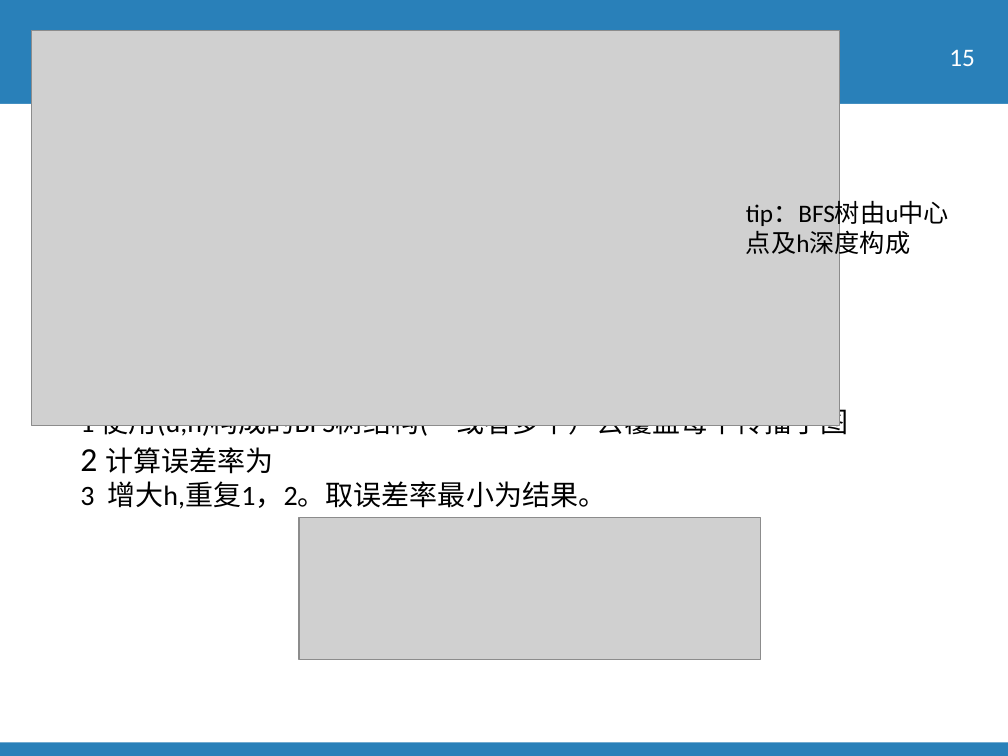
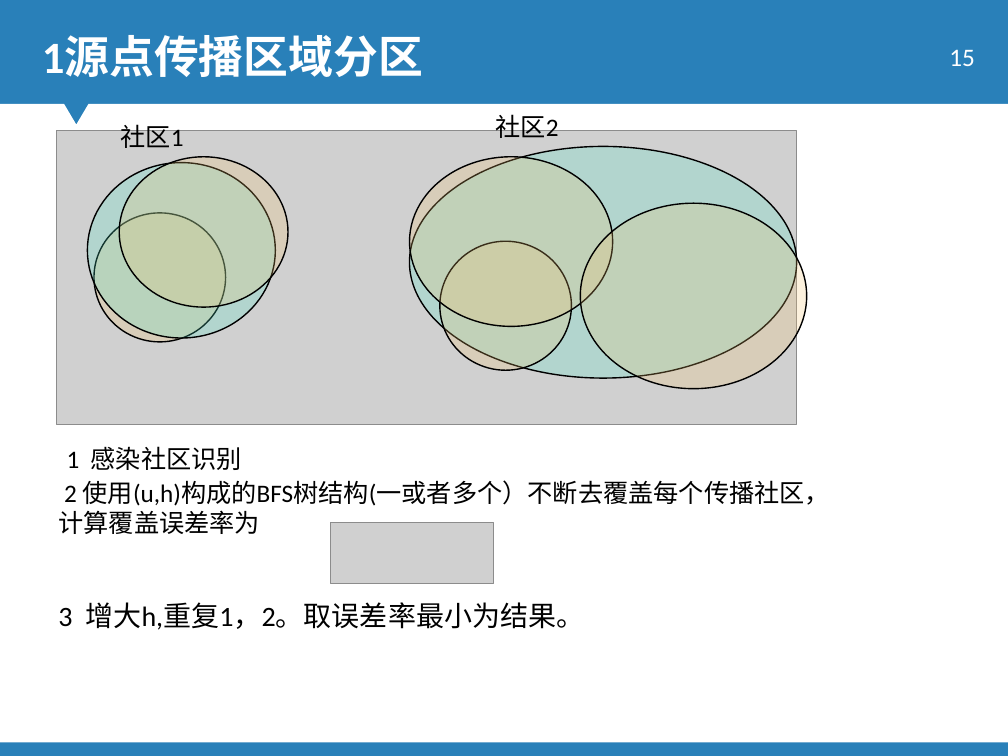
Before and after one commit to 15779235038/mypaper, a slide deck: slide 15 of jarden_center/main_code/single-multiple-source/baseon_setCover/鲍志强.pptx. Drawn at 1008x756 pixels with LibreOffice and Linux fonts; fonts in the diff are those of the drawing; grey boxes stand for pictures; background and template pictures are left out. Boxes give left, top, right and bottom in pixels: in the first picture for what was removed or moved away, otherwise in the second. Text is boxed around its words. In the diff, an @@ line names an element or a change of style, - is before the commit and + after.

```diff
--- a/jarden_center/main_code/single-multiple-source/baseon_setCover/鲍志强.pptx
+++ b/jarden_center/main_code/single-multiple-source/baseon_setCover/鲍志强.pptx
@@ text added at (495, 110, 558, 138), 18 pt, text #000000 @@
+社区2
@@ picture: place and size @@
-picture at (32, 30, 840, 425)
+picture at (56, 130, 796, 423)
@@ text added at (120, 120, 183, 148), 18 pt, text #000000 @@
+社区1
@@ ellipse added at (409, 146, 796, 378), fill #52E7CA at 23% opacity, outline #000000 1 pt @@
@@ ellipse added at (88, 162, 275, 338), fill #52E7CA at 23% opacity, outline #000000 1 pt @@
@@ ellipse added at (119, 157, 287, 307), fill #F4C46F at 23% opacity, outline #000000 1 pt @@
@@ ellipse added at (409, 157, 613, 327), fill #F4C46F at 23% opacity, outline #000000 1 pt @@
@@ ellipse added at (581, 204, 807, 389), fill #F4C46F at 23% opacity, outline #000000 1 pt @@
@@ text removed at (746, 202, 949, 229) @@
-tip：BFS树由u中心点及h深度构成
@@ ellipse added at (94, 213, 226, 342), fill #F4C46F at 23% opacity, outline #000000 1 pt @@
@@ ellipse added at (439, 241, 572, 370), fill #F4C46F at 23% opacity, outline #000000 1 pt @@
@@ text at (80, 404, 849, 474): paragraphs removed @@
-1 使用(u,h)构成的BFS树结构(一或者多个）去覆盖每个传播子图
-2 计算误差率为
@@ text added at (67, 446, 242, 470), 18 pt, text #000000 @@
+1 感染社区识别
@@ text added at (58, 480, 830, 534), 18 pt, text #000000 @@
+2 使用(u,h)构成的BFS树结构(一或者多个）不断去覆盖每个传播社区，
+计算覆盖误差率为
@@ picture removed at (299, 518, 761, 659) @@
@@ picture added at (331, 522, 493, 584) @@
@@ text "3 增大h,重复1，2。取误差率最小为结果。": place and size @@
-text "3 增大h,重复1，2。取误差率最小为结果。" at (80, 404, 849, 509)
+text "3 增大h,重复1，2。取误差率最小为结果。" at (58, 602, 584, 630)
```
Also in this commit, not shown: 3 other slides changed, 1 slide added, 1 slide removed, 6 other files.
